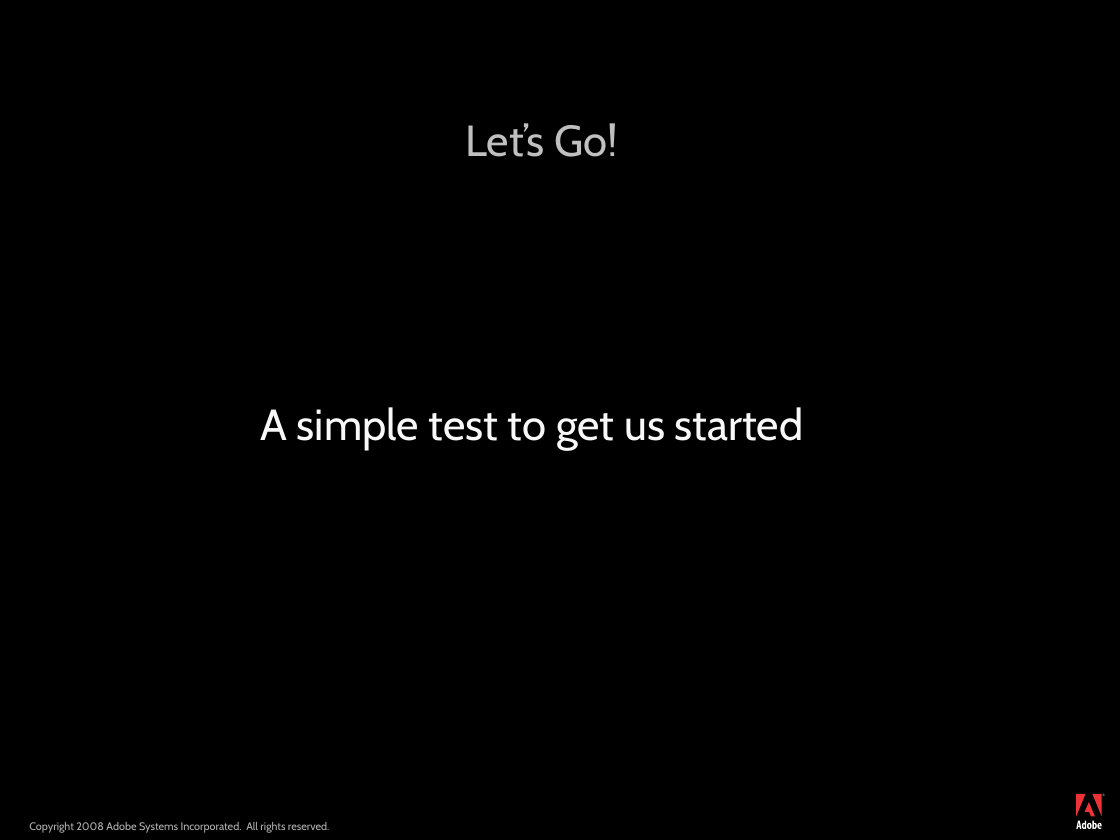
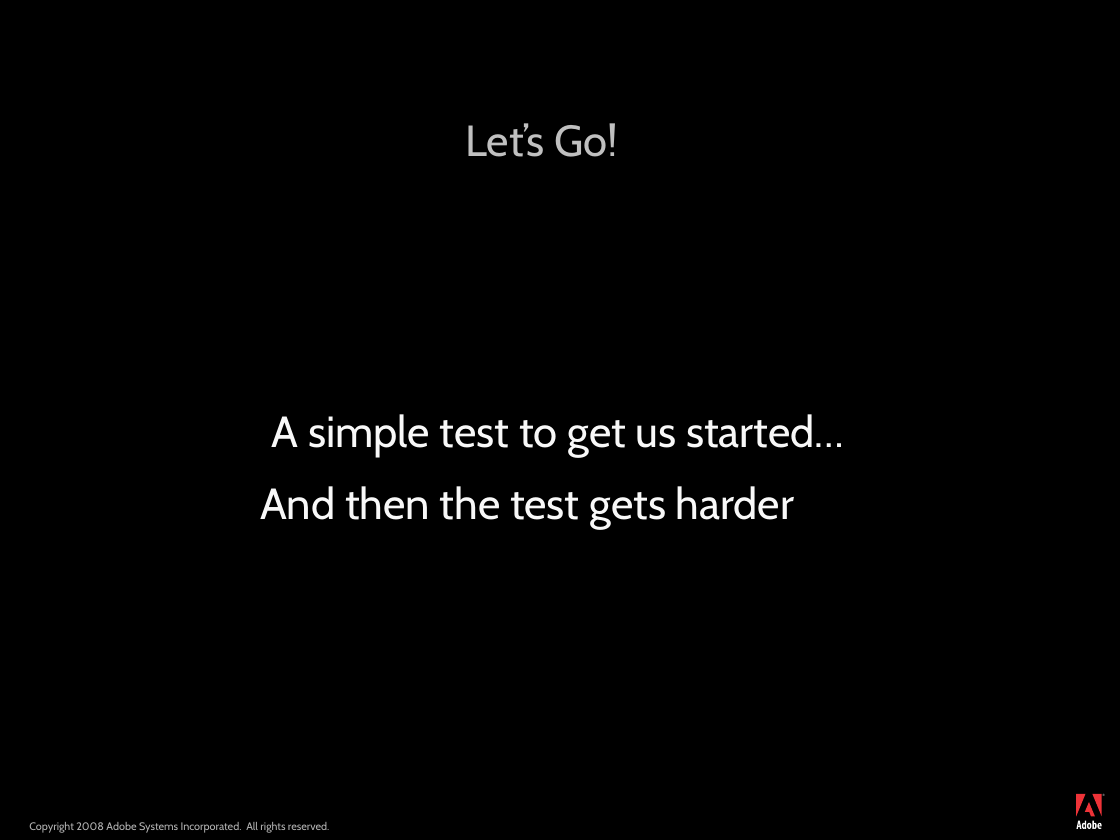
Before and after one commit to marcesher/mxunit-cfmeetups, a slide deck: slide 6 of max08/Marc_Esher_Bill_Shelton_AdvancedPatternsForColdfusionTestAutomation_final.ppt. Drawn at 1120x840 pixels with LibreOffice and Linux fonts; fonts in the diff are those of the drawing. Boxes give left, top, right and bottom in pixels: in the first picture for what was removed or moved away, otherwise in the second. Text is boxed around its words. In the diff, an @@ line names an element or a change of style, - is before the commit and + after.

```diff
--- a/max08/Marc_Esher_Bill_Shelton_AdvancedPatternsForColdfusionTestAutomation_final.ppt
+++ b/max08/Marc_Esher_Bill_Shelton_AdvancedPatternsForColdfusionTestAutomation_final.ppt
@@ text at [260, 414, 844, 530]: text changed @@
-A simple test to get us started
+A simple test to get us started…
+And then the test gets harder
```
Also in this commit, not shown: 17 other slides changed, 2 slides removed.
